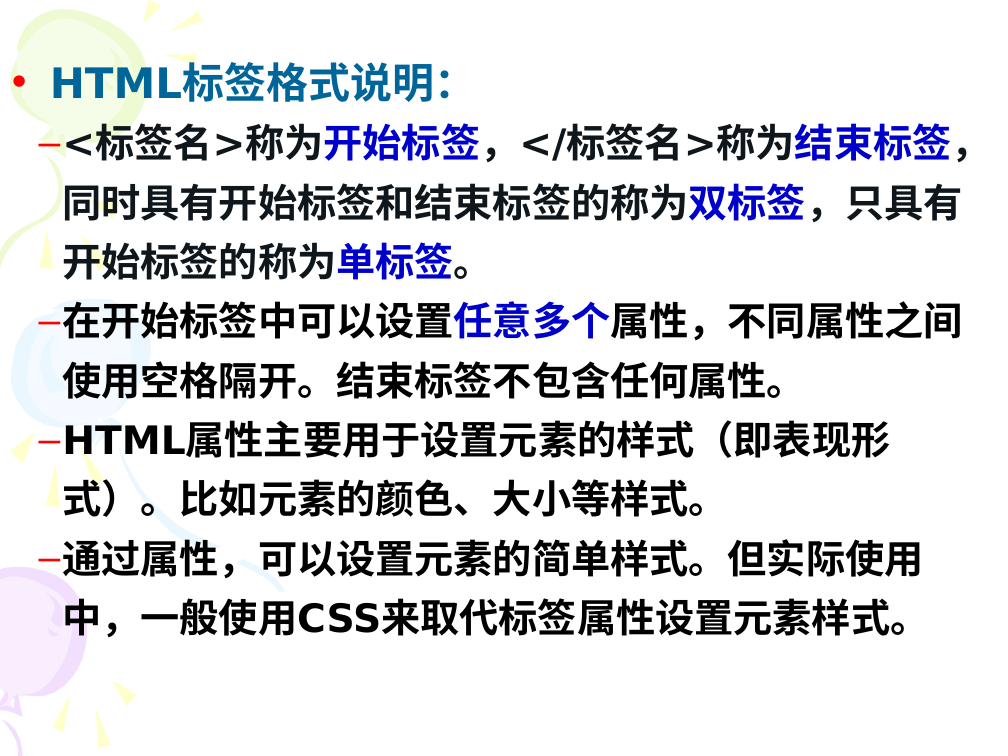
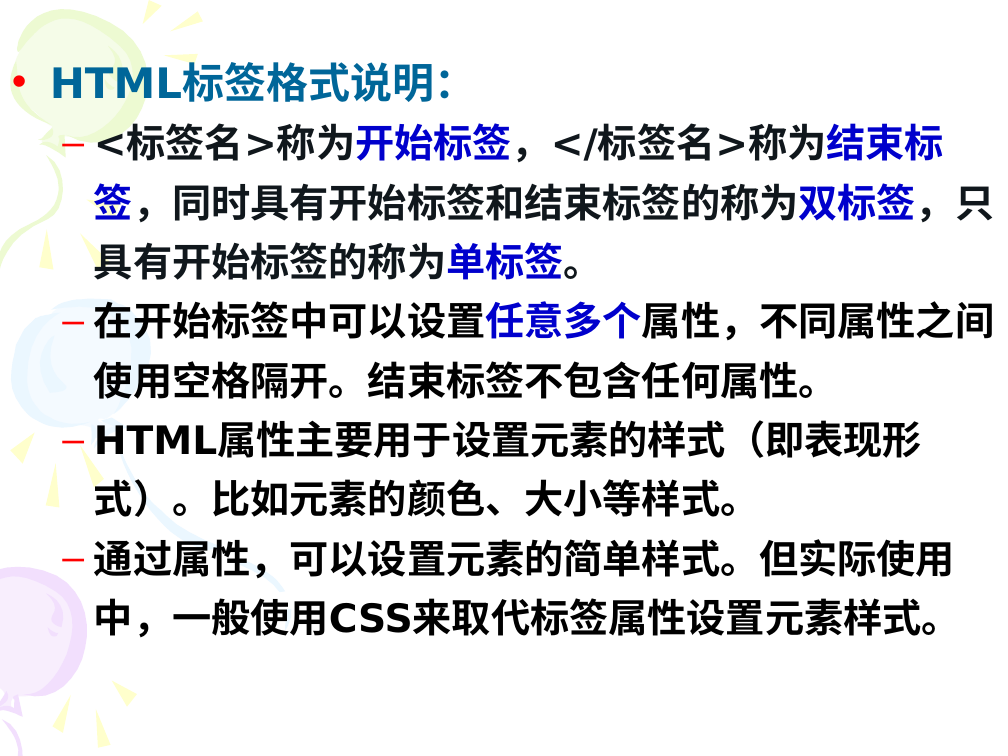
Before and after one commit to tyza66/ChinaSoftTraining-Part1, a slide deck: slide 10 of 代码/0420/前端第三版课件/第1讲 HTML概述与HTML文件.ppt. Drawn at 1008x756 pixels with LibreOffice and Linux fonts; fonts in the diff are those of the drawing. Boxes give left, top, right and bottom in pixels: in the first picture for what was removed or moved away, otherwise in the second. Text is boxed around its words. In the diff, an @@ line names an element or a change of style, - is before the commit and + after.

```diff
--- a/代码/0420/前端第三版课件/第1讲 HTML概述与HTML文件.ppt
+++ b/代码/0420/前端第三版课件/第1讲 HTML概述与HTML文件.ppt
@@ text at (x1=94, y1=126, x2=994, y2=637): indent changed @@
@@ freeform shape at (x1=94, y1=447, x2=241, y2=558): outline redrawn @@
@@ freeform shape at (x1=234, y1=557, x2=290, y2=594): outline redrawn @@
```
Also in this commit, not shown: 33 other slides changed, 2 slides added, 2 slides removed, 25 other files.
